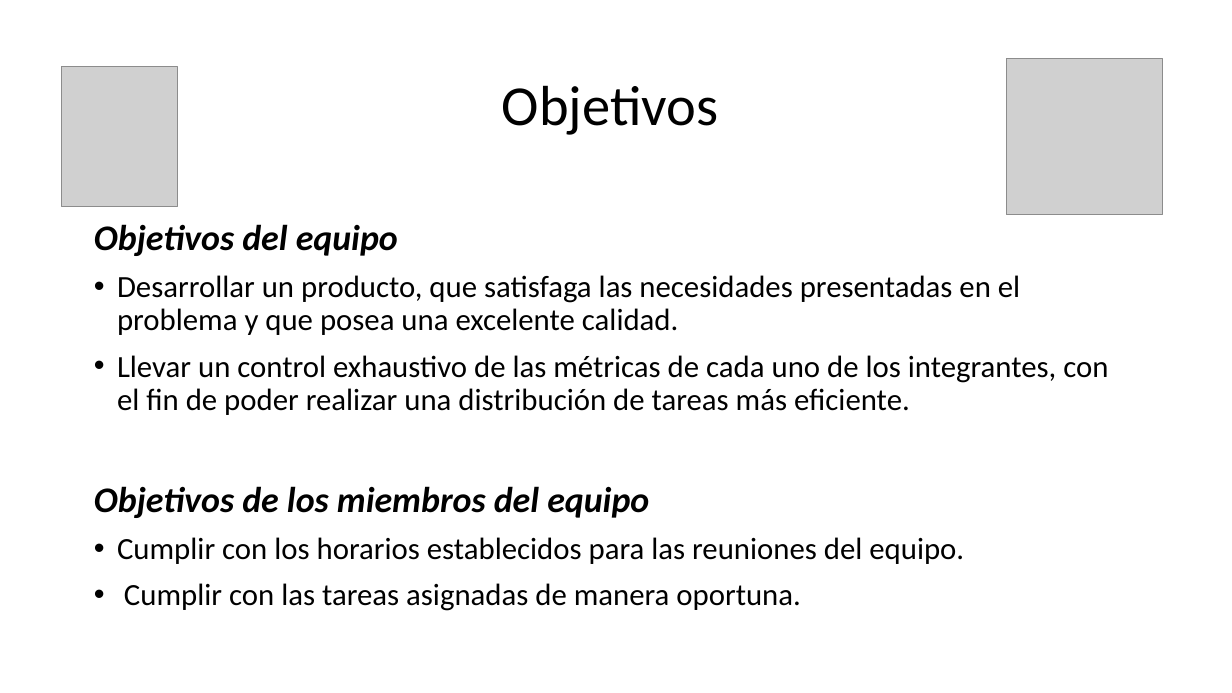
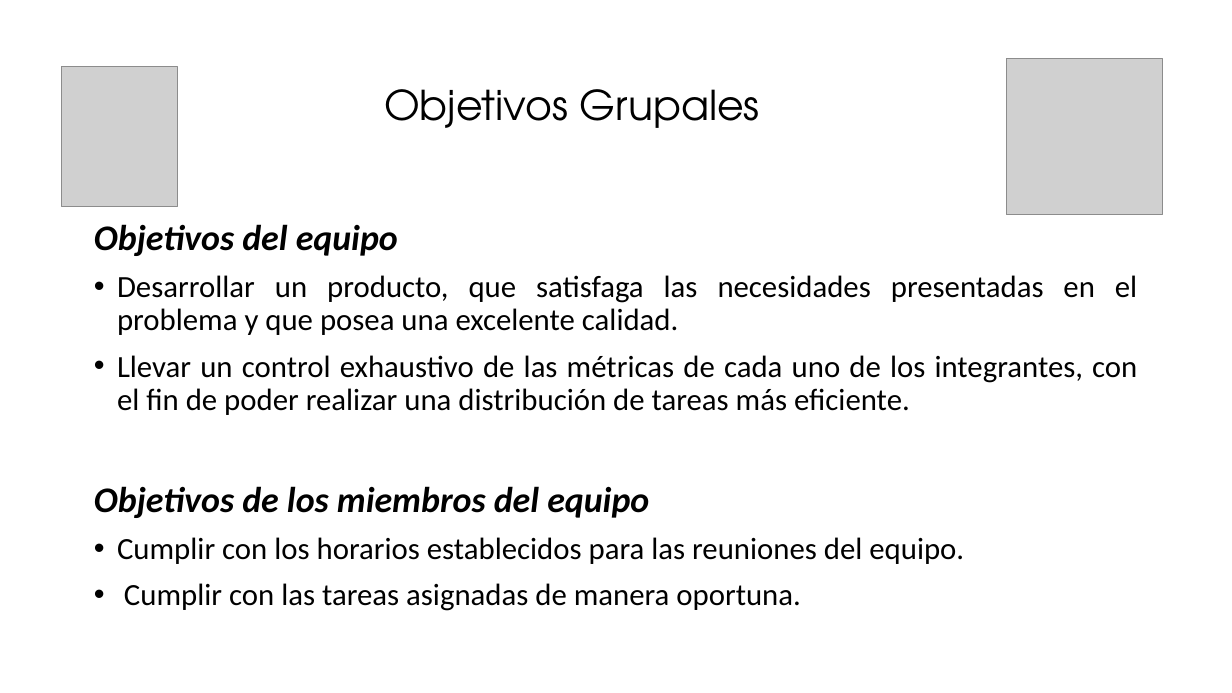
Before and after one commit to SantiagoGaleano/METFOR, a slide deck: slide 4 of Primera Entrega/Presentación.pptx. Drawn at 1232x693 pixels with LibreOffice and Linux fonts; fonts in the diff are those of the drawing; grey boxes stand for pictures. Boxes give left, top, right and bottom in pixels: in the first picture for what was removed or moved away, otherwise in the second. Text is boxed around its words. In the diff, an @@ line names an element or a change of style, - is before the commit and + after.

```diff
--- a/Primera Entrega/Presentación.pptx
+++ b/Primera Entrega/Presentación.pptx
@@ title at [384, 89, 760, 128]: text changed; size 44 to 32 pt; font Calibri to TeX Gyre Adventor @@
-Objetivos
+Objetivos Grupales
@@ text at [117, 275, 1137, 415]: alignment left to justified @@
```
Also in this commit, not shown: 1 other slide changed, 3 slides added.
